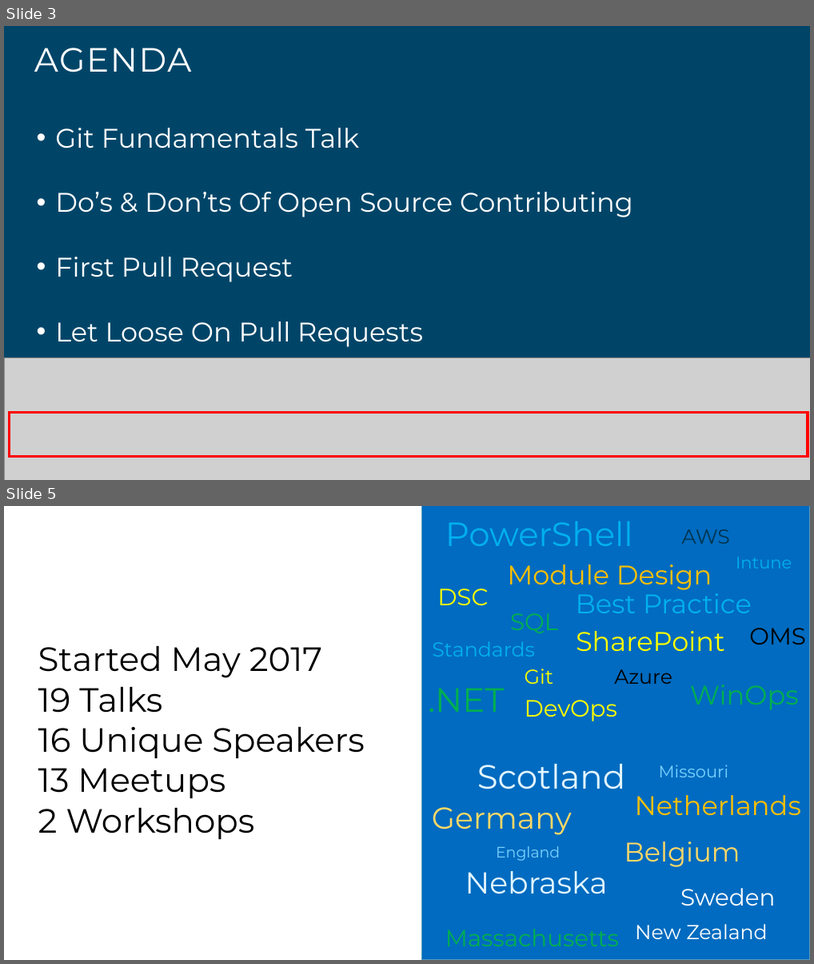
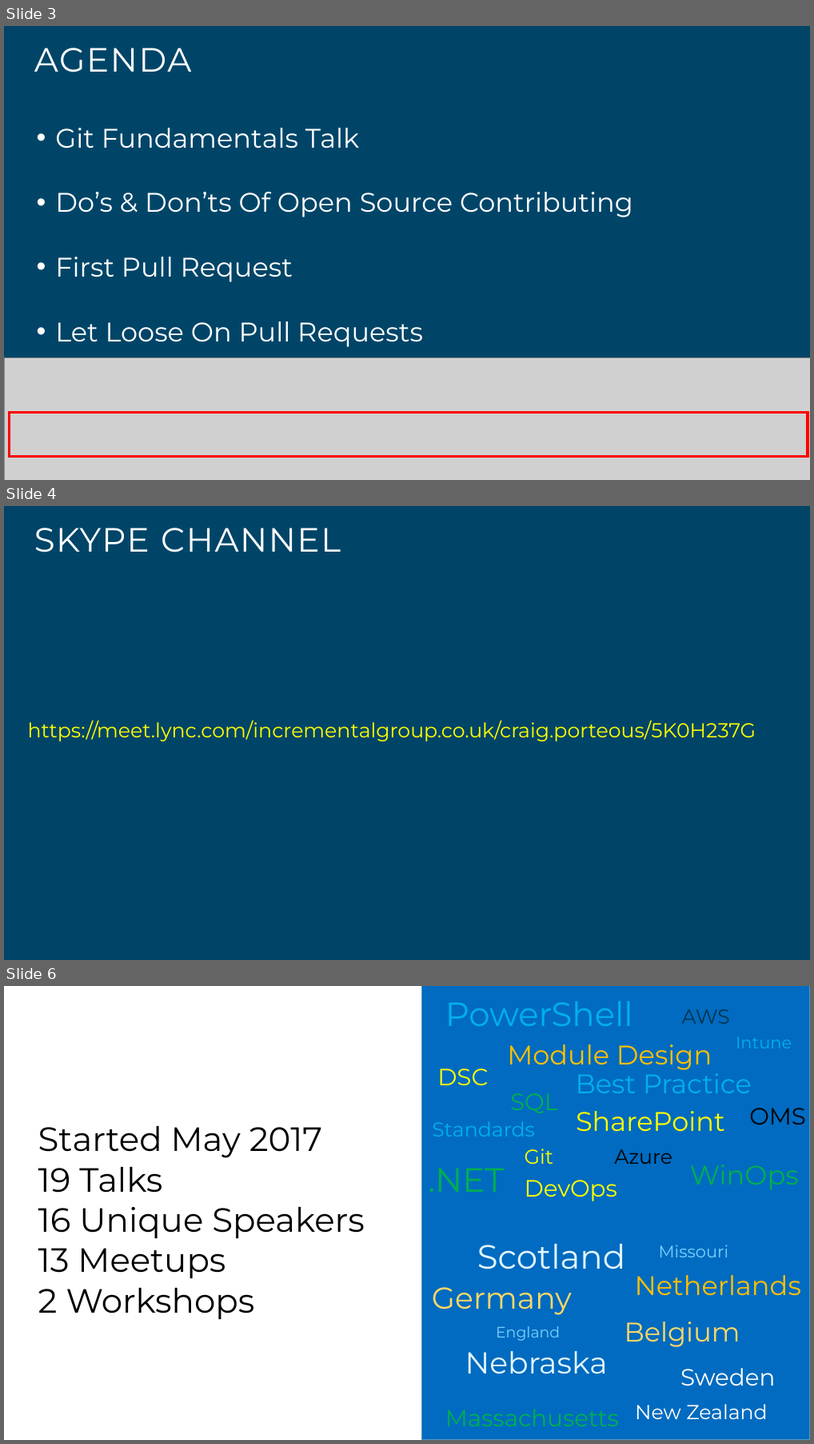
Before and after one commit to pauby/hacktoberfest-workshop, a slide deck: 2018/Hacktoberfest 2018 - Agenda.pptx. Shown one above the other, each under a label of ours: slides 3 and 5 before the commit, slides 3, 4 and 6 after it; the slides between them are not shown. The pictures are 814x964 and 814x1444 pixels, drawn with LibreOffice and Linux fonts; fonts in the diff are those of the drawing; grey boxes stand for pictures. Boxes give left, top, right and bottom in pixels: in the first picture for what was removed or moved away, otherwise in the second. Text is boxed around its words. In the diff, an @@ line names an element or a change of style, - is before the commit and + after.

```diff
--- a/2018/Hacktoberfest 2018 - Agenda.pptx
+++ b/2018/Hacktoberfest 2018 - Agenda.pptx
@@ slide 4 added at [4, 506, 810, 960], background #004568 @@
@@ title added at [34, 528, 341, 552], 40 pt, text #FFFFFF @@
+SKYPE CHANNEL
@@ text added at [28, 720, 757, 741], 24 pt, text #FFFF00 @@
+https://meet.lync.com/incrementalgroup.co.uk/craig.porteous/5K0H237G
@@ what was slide 5 is now slide 6 @@
```
Also in this commit, not shown: 1 other slide added, 1 slide removed, 1 other file.
